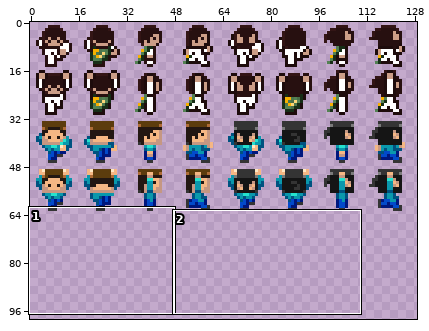
One commit to this sprite sheet: src/resources/textures/skins.png. The first picture is a wide view before the edit; the outline marks the close-up.
Close-up. Before the edit:
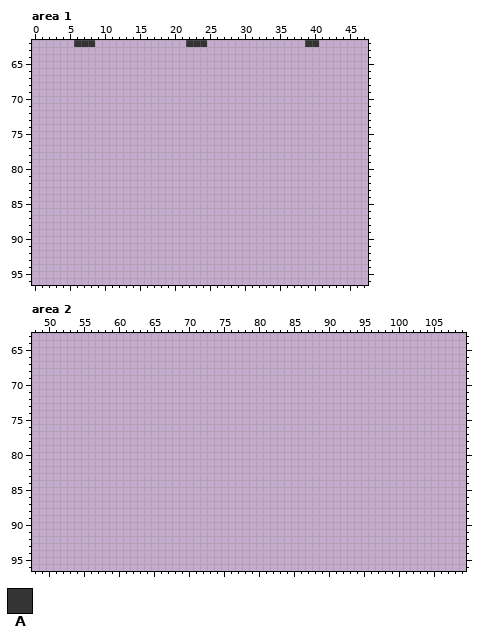
The file is 256x256 pixels. Shown: area 1: x 0..47, y 62..96; area 2: x 48..109, y 63..96. The wide view leaves out empty margins. The commit also changed other parts of the picture, which this record leaves out.
Palette (. is transparent): A #343434
Pixels before, area 1, first column x 6:
62 AAA.............AAA..............AA
Now the later version:
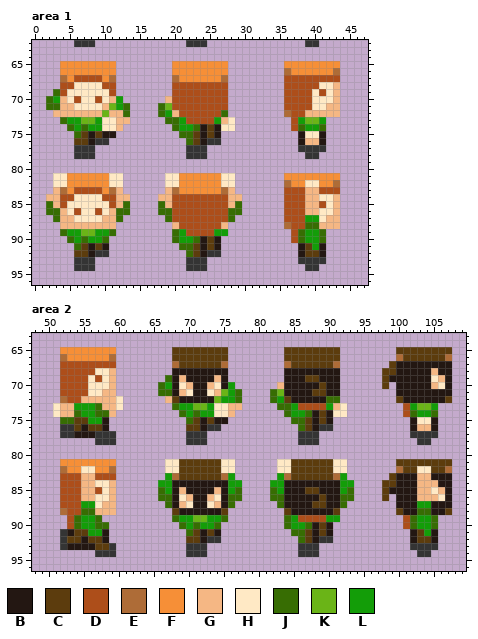
Colours new in this view: B #231712  C #5c3c0d  D #ad4e1a  E #ae6c37  F #f68f37  G #f5b784  H #ffe9c5  J #376d03  K #6ab417  L #139d08
Edits made:
Changed rows in their new state; - is an unchanged pixel.
Area 1:
first column x 2:
65 --FFFFFFFF--------FFFFFFFF--------FFFFFFFF
66 --FFFFFFFF--------FFFFFFFF--------EFFFFFFE
67 --EFDDDDFE--------EFFFFFFE--------DDDDDDDD
68 --DDHHHHDD--------DDDDDDDD--------DDDDDHHG
69 -JDHHHHHHD--------DDDDDDDD--------DDDDHDHG
70 JLGHDHHDHGL------GDDDDDDDD--------DDDDHHHG
71 JJGGHHHHGKLJ----JKDDDDDDDD--------DDDDHHGG
72 -GGGGGGGKGGJ----JLGDDDDDDJ--------EDDGGGGG
73 --JLLKKLHHGG-----JJLDDDDLGH--------DLKKL--
74 ---JLJLLHHG-------JLLJBCBHH--------DJLLJ--
75 ----JCBCBB---------JJCBCB-----------BHHB--
76 ----CCBAA-----------JCBAA-----------BGGB--
77 ----AAA-------------AAA-------------AAAA--
78 ----AAA-------------AAA--------------AA---
81 -HHFFFFFFHH------HHFFFFFFHH-------FFFFFFFF
82 -HHFFFFFFHH------HHFFFFFFHH-------EFFHHFFE
83 -GEFDDDDFEG------GEFFFFFFEG-------DDDGGDDD
84 GGDDHHHHDDGG----GGDDDDDDDDGG------DDDGGHHG
85 JGDHHHHHHDGJ----JGDDDDDDDDGJ------DDDGGDHG
86 JJGHDHHDHGJJ----JJDDDDDDDDJJ------DDDGGHHG
87 -JGGHHHHGGJ------JDDDDDDDDJ-------DDDLLHGG
88 --GGGGGGGG--------GDDDDDDG--------EDDJJGGG
89 --JLLKKLLJ--------JLDDDDLL---------DJLLJ--
90 ---JLJLLJ---------JLLJBCB----------DJLLJ--
91 ----JCBCB----------JJCBCB-----------BCLB--
92 ----CCBAA-----------JCBAA-----------BCCB--
93 ----AAA-------------AAA-------------AAAA--
94 ----AAA-------------AAA--------------AA---
Area 2:
first column x 51:
65 -FFFFFFFF--------CCCCCCCC--------CCCCCCCC--------CCCCCCCC
66 -EFFFFFFE--------CCCCCCCC--------CCCCCCCC--------ECCCCCCE
67 -DDDDDDDD--------ECCCCCCE--------ECCCCCCE-------CBBBBBBBB
68 -DDDDDHHG--------BBBBBBBB--------BBBBBBBB------CCBBBBBGBB
69 -DDDDHDHG-------JBGBBBBGB--------BBBCCBBB------CBBBBBBHGB
70 -DDDDHHHG------JLBHGBBGHBL------GBBBBBCBB------C-BBBBBGHB
71 -DDDDHHGG------JJBGHBBHGKLJ----JKBBBBCCBB--------BBBBBBBB
72 -EDDGGGGGH------GCBBBBBKLLJ----JLCBBBBBJJ--------CBBBBBBC
73 HGGLLLJGGH-------JLLKKLHHGG-----JJLDDDDLGH--------DLKKL--
74 HGGJLLJJG---------JLJLLHHG-------JLLJBCBHH--------DJLLJ--
75 -JJCCLLB-----------JCBCBB---------JJCBCB-----------BHHB--
76 -AACBCCB-----------CCBAA-----------JCBAA-----------BGGB--
77 -AABBBAAA----------AAA-------------AAA-------------AAAA--
78 ------AAA----------AAA-------------AAA--------------AA---
81 -FFFFFFFF-------HHCCCCCCHH------HHCCCCCCHH-------CCCCCCCC
82 -EFFHHFFE-------HHCCCCCCHH------HHCCCCCCHH-------ECCHHCCE
83 -DDDGGDDD-------LECCCCCCEL------LECCCCCCEL------CBBBGGBBB
84 -DDDGGHHG------LLBBBBBBBBLL----LLBBBBBBBBLL----CCBBBGGGBB
85 -DDDGGDHG------JLBGBBBBGBLJ----JLBBBCCBBBLJ----CBBBBGGHGB
86 -DDDGGHHG------JJBHGBBGHBJJ----JJBBBBBCBBJJ----C-BBBGGGHB
87 -DDDLLHGG-------JBGHBBHGBJ------JBBBBCCBBJ-------BBBLLBBB
88 -EDDJJGGG--------CBBBBBBC--------CBBBBBBC--------CBBJJBBC
89 --DJLLJ----------JLLKKLLJ--------JLDDDDLL---------DJLLJ--
90 --DJLLJJ----------JLJLLJ---------JLLJBCB----------DJLLJ--
91 -ABCCLLB-----------JCBCB----------JJCBCB-----------BCLB--
92 -ACCBCCB-----------CCBAA-----------JCBAA-----------BCCB--
93 -ABBBBCCA----------AAA-------------AAA-------------AAAA--
94 ------AAA----------AAA-------------AAA--------------AA---
